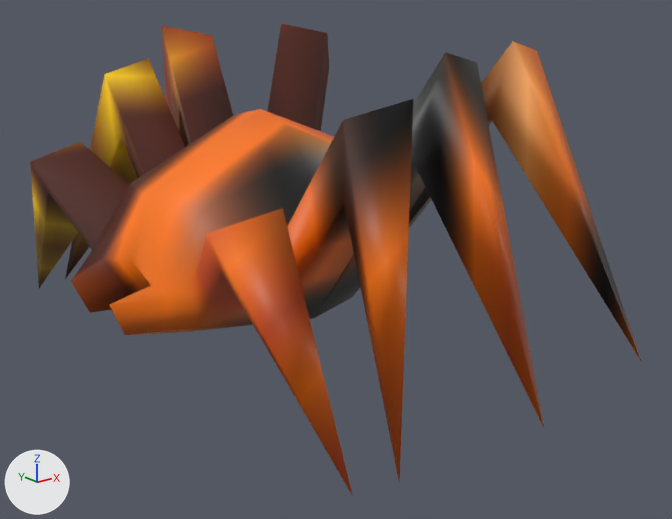
Before and after pictures for a commit that changed the Blender file assets/models/spider.blend.
Rendered twice from a 50 mm lens placed at (-0.311, -0.457, 0.224), pointed at (0.032, -0.028, 0.052). Every picture has the same lights, and +X, +Y and +Z are marked at lower left.

The first picture shows 'spider'.
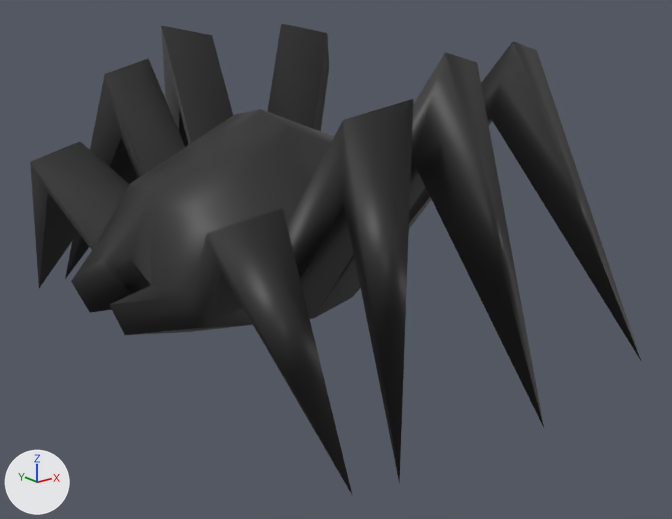
Pixel boxes [x1, y1, x2, y2] of what changed, in the pictures (672 x 519 px):
'spider', surface changed (orange to black): [30, 24, 642, 496] in both

The change in detail:
Picture 'items_02.png' (img_items_02_png) is new.
Material 'items' (mat_items) changes its picture from img_items_01_png to img_items_02_png.
me_spider has 84 vertices, 104 faces and spans x -0.067..0.087, y -0.109..0.109, z 0.0..0.107.
me_spider is used by ob_spider; location (0.0, 0.0, 0.0); scale (1.74, 1.74, 1.74).
me_spider part 1: texture (UV) coordinates of 104 of 104 faces, centred in x -0.057..0.076, y -0.087..0.087, z 0.015..0.075, changed; they spanned u 0.01..0.33, v 0.29..0.4 and now span u 0.56..0.63, v 0.56..0.68.
